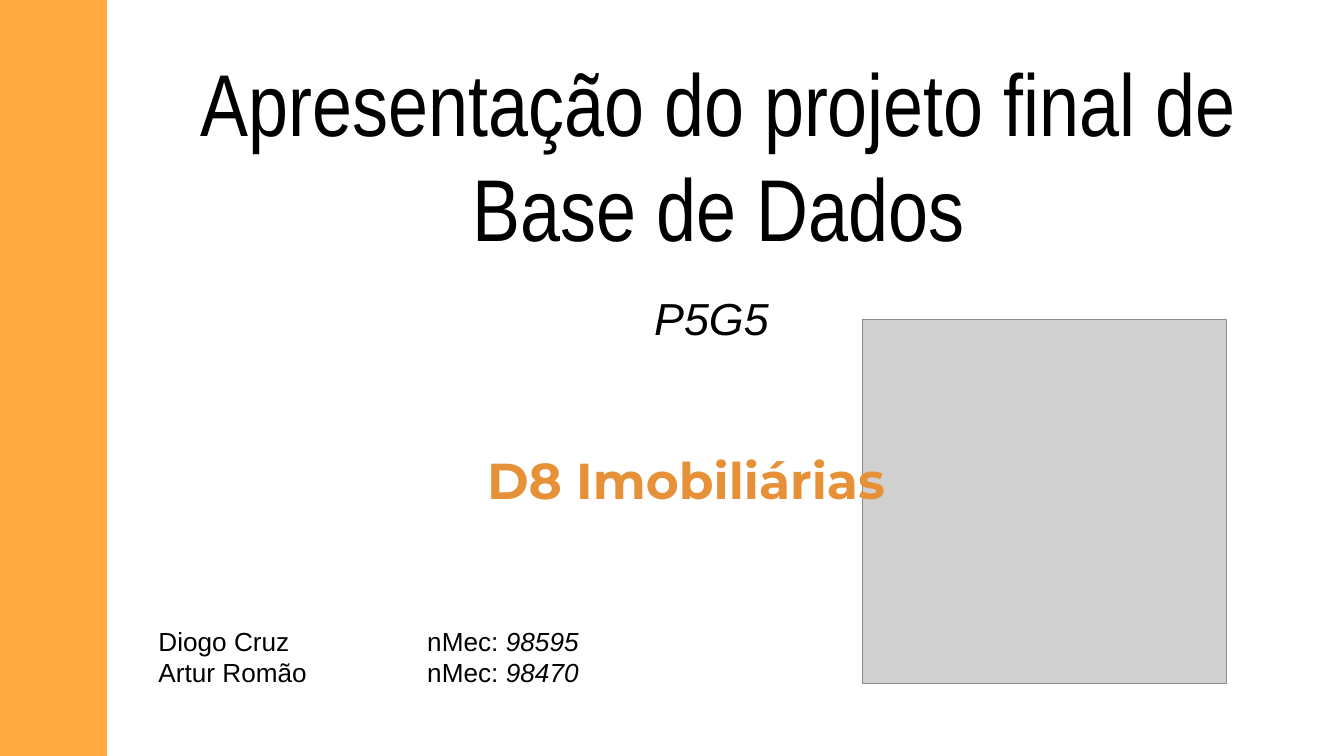
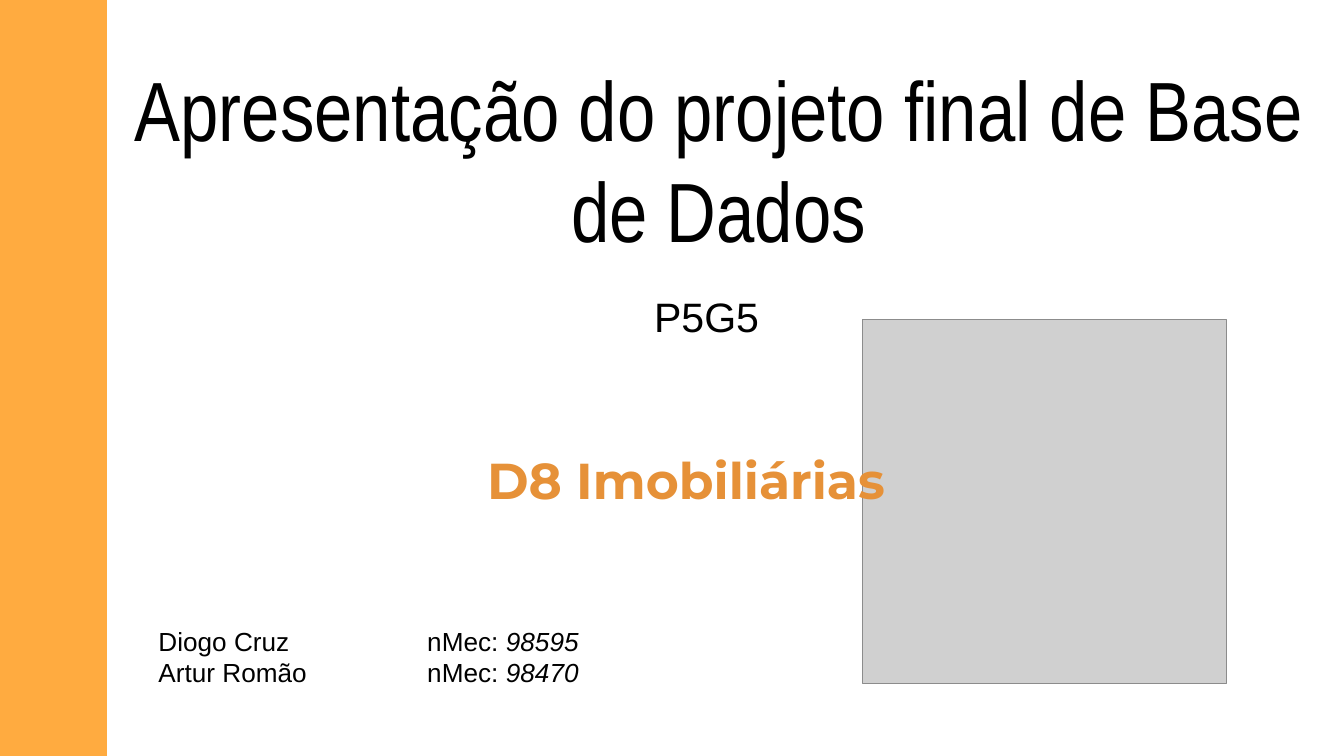
Before and after one commit to DXOGO/d8-real-estate_BD, a slide deck: slide 1 of Apresentacao/D8 Imobiliaria.pptx. Drawn at 1344x756 pixels with LibreOffice and Linux fonts; fonts in the diff are those of the drawing; grey boxes stand for pictures. Boxes give left, top, right and bottom in pixels: in the first picture for what was removed or moved away, otherwise in the second. Text is boxed around its words. In the diff, an @@ line names an element or a change of style, - is before the commit and + after.

```diff
--- a/Apresentacao/D8 Imobiliaria.pptx
+++ b/Apresentacao/D8 Imobiliaria.pptx
@@ title "Apresentação do projeto final de ..." at bbox=[135, 80, 1303, 243]: size 47 to 45 pt @@
@@ subtitle "P5G5" at bbox=[654, 303, 759, 333]: size 24 to 22 pt, italic off @@
```
Also in this commit, not shown: 2 other slides changed, 6 slides added, 2 slides removed, 2 other files.
